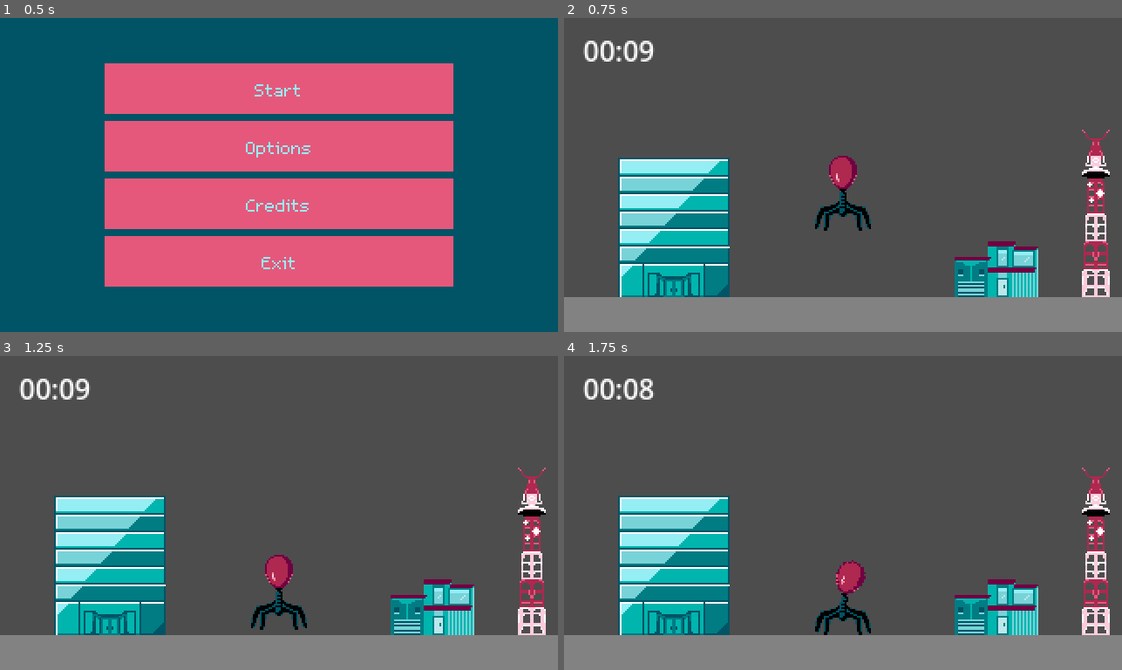
Above: before the commit, frames 1-4 (two rows, left to right).
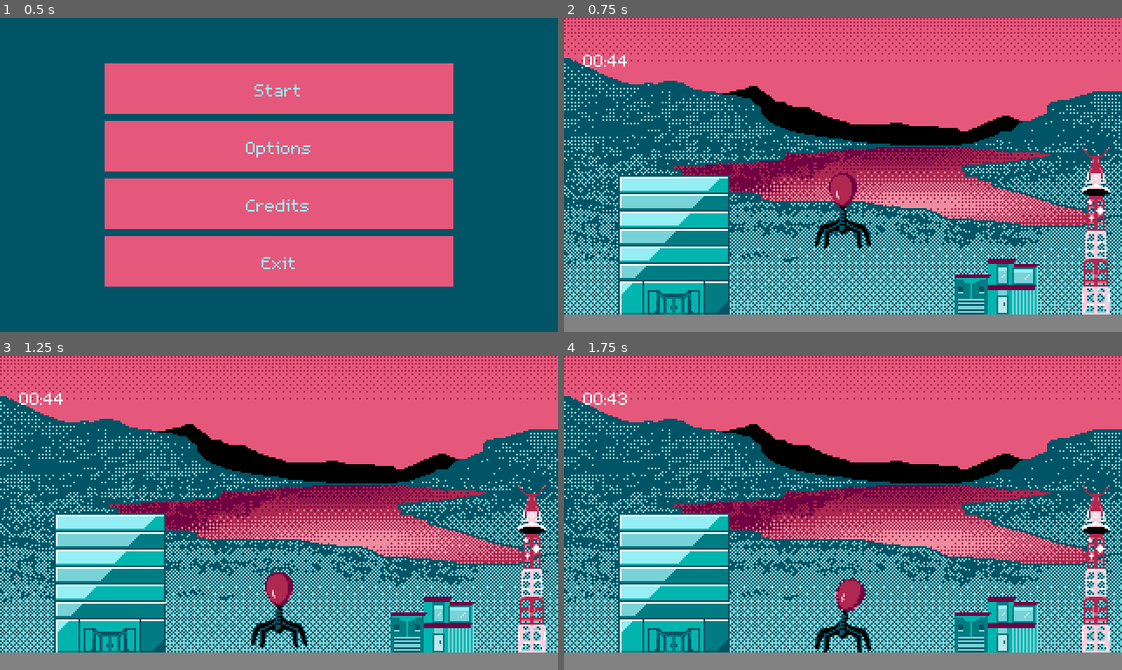
Above: after the commit, the same moments.

Repository: lily-swift/Jame-Gam-46
Game: Godot game, scene res://Scenes/main_menu.tscn
Same seed, same stepped clock (60 frames per second), same inputs: the game is played once before the commit and once after it.
Inputs:
- Up to frame 1 (0.5 s): no input
- Up to frame 2 (0.75 s): click "Start" at 0.5 s
- Up to frame 3 (1.25 s): no input
- Up to frame 4 (1.75 s): hold Right (moveRight) from 1.28 s (still down); tap Shift (drill) at 1.35 s; tap Space (jump) at 1.52 s

Frame 1 is identical in both runs. In frame 2, 91% of the frame differs, in the area x 0-100%, y 0-95%; in frame 3, 91%; in frame 4, 91%.

Commit message:
askdn as

Diff:
--- /dev/null
+++ b/Game/Scenes/camera_2d.gd
@@ -0,0 +1,25 @@
+extends Camera2D
+var positionTracker : Vector2
+@export var parent : Node2D
+
+func _init():
+	positionTracker = position
+
+func _process(delta):
+	var tx = parent.position.x
+	var ty = parent.position.y
+	var x = positionTracker.x
+	var y = positionTracker.y
+	if(x > tx + 75):
+		positionTracker.x = tx+75
+	if(x < tx - 75):
+		positionTracker.x = tx-75
+	if(y > ty + 60):
+		positionTracker.y = ty+60
+	if(y < ty+5  and not (ty+5 > -10)):
+		positionTracker.y = ty+5
+
+	if(y>-10):
+		positionTracker.y = -10
+
+	position = Vector2(round(positionTracker.x),round(positionTracker.y))
--- a/Game/Scenes/level.tscn
+++ b/Game/Scenes/level.tscn
@@ -28,10 +28,13 @@
 [ext_resource type="AudioStream" uid="uid://bl1yw8n3bhn88" path="res://Sound/MUS_main.wav" id="24_gf56v"]
 [ext_resource type="AudioStream" uid="uid://bju3uhc0bgxbh" path="res://Sound/SFX_land_gapless.wav" id="24_u0did"]
 [ext_resource type="Script" uid="uid://dyp6oiws3gvia" path="res://Scenes/soundtrack.gd" id="25_6y3s5"]
+[ext_resource type="Script" uid="uid://du68t62m3wpjg" path="res://Scenes/camera_2d.gd" id="26_re0q2"]
 [ext_resource type="Texture2D" uid="uid://c2nwcua3v03xr" path="res://Art/Buildings/alt office-export.png" id="28_1cgv8"]
 [ext_resource type="Texture2D" uid="uid://bgbdpnmhr0nvt" path="res://Art/Buildings/rubble4.png" id="29_hcs0j"]
+[ext_resource type="FontFile" uid="uid://dswbhi82jmbe" path="res://m5x7.ttf" id="31_dw52x"]
 [ext_resource type="Texture2D" uid="uid://dmp2smyr2ojta" path="res://Art/Buildings/radiotower.png" id="31_idpk0"]
 [ext_resource type="Texture2D" uid="uid://26xw7cukul33" path="res://Art/Buildings/rubble1.png" id="32_dw52x"]
+[ext_resource type="Texture2D" uid="uid://p7hxh88ac52e" path="res://Background1.png" id="34_ais7f"]
 
 [sub_resource type="SpriteFrames" id="SpriteFrames_1ainy"]
 animations = [{
@@ -184,6 +187,9 @@
 [sub_resource type="CapsuleShape2D" id="CapsuleShape2D_km5ld"]
 radius = 7.5
 height = 16.5
+
+[sub_resource type="Theme" id="Theme_ais7f"]
+Label/fonts/font = ExtResource("31_dw52x")
 
 [sub_resource type="RectangleShape2D" id="RectangleShape2D_i2t4f"]
 size = Vector2(320, 20)
@@ -420,6 +426,29 @@
 position = Vector2(0, -7)
 stream = ExtResource("24_u0did")
 
+[node name="Node" type="Node" parent="Balloon"]
+
+[node name="Camera2D" type="Camera2D" parent="Balloon/Node" node_paths=PackedStringArray("parent")]
+position = Vector2(0, -10)
+script = ExtResource("26_re0q2")
+parent = NodePath("../..")
+
+[node name="GameTimer" type="Node" parent="Balloon/Node/Camera2D"]
+script = ExtResource("21_0cmrb")
+
+[node name="Label" type="Label" parent="Balloon/Node/Camera2D/GameTimer"]
+texture_filter = 1
+offset_left = -149.0
+offset_top = -83.0
+offset_right = -95.0
+offset_bottom = -60.0
+theme = SubResource("Theme_ais7f")
+text = "2:00"
+
+[node name="Timer" type="Timer" parent="Balloon/Node/Camera2D/GameTimer"]
+wait_time = 45.0
+one_shot = true
+
 [node name="StaticBody2D" type="StaticBody2D" parent="."]
 position = Vector2(0, 80)
 collision_layer = 2
@@ -434,8 +463,6 @@
 offset_right = 160.0
 offset_bottom = 10.0
 color = Color(0.509286, 0.509286, 0.509286, 1)
-
-[node name="Camera2D" type="Camera2D" parent="."]
 
 [node name="VirusBody" type="RigidBody2D" parent="."]
 position = Vector2(0, 7)
@@ -513,20 +540,6 @@
 sprite_frames = SubResource("SpriteFrames_idpk0")
 animation = &"Rubble"
 
-[node name="GameTimer" type="Node" parent="."]
-script = ExtResource("21_0cmrb")
-
-[node name="Label" type="Label" parent="GameTimer"]
-offset_left = -149.0
-offset_top = -83.0
-offset_right = -95.0
-offset_bottom = -60.0
-text = "2:00"
-
-[node name="Timer" type="Timer" parent="GameTimer"]
-wait_time = 10.0
-one_shot = true
-
 [node name="Radiotower" type="RigidBody2D" parent="."]
 position = Vector2(145, 20)
 collision_layer = 4
@@ -550,4 +563,12 @@
 [node name="CollisionPolygon2D" type="CollisionPolygon2D" parent="Radiotower"]
 polygon = PackedVector2Array(-2, -41, 2, -41, 8, -20, 5, -15, 9, 50, -9, 50, -5, -15, -8, -20)
 
+[node name="ParallaxBackground" type="ParallaxBackground" parent="."]
+
+[node name="ParallaxLayer" type="ParallaxLayer" parent="ParallaxBackground"]
+
+[node name="Sprite2D" type="Sprite2D" parent="ParallaxBackground/ParallaxLayer"]
+position = Vector2(-10, -113)
+texture = ExtResource("34_ais7f")
+
 [connection signal="body_entered" from="VirusBody/Area2D" to="VirusBody/Area2D" method="_on_body_entered"]
Binary file added: Game/Background1.png
Not shown, added: Game/Background1.png.import
Not shown, added: Game/Scenes/camera_2d.gd.uid
Not shown: 1 places in Game/Scenes/level.tscn that only renumber resources
